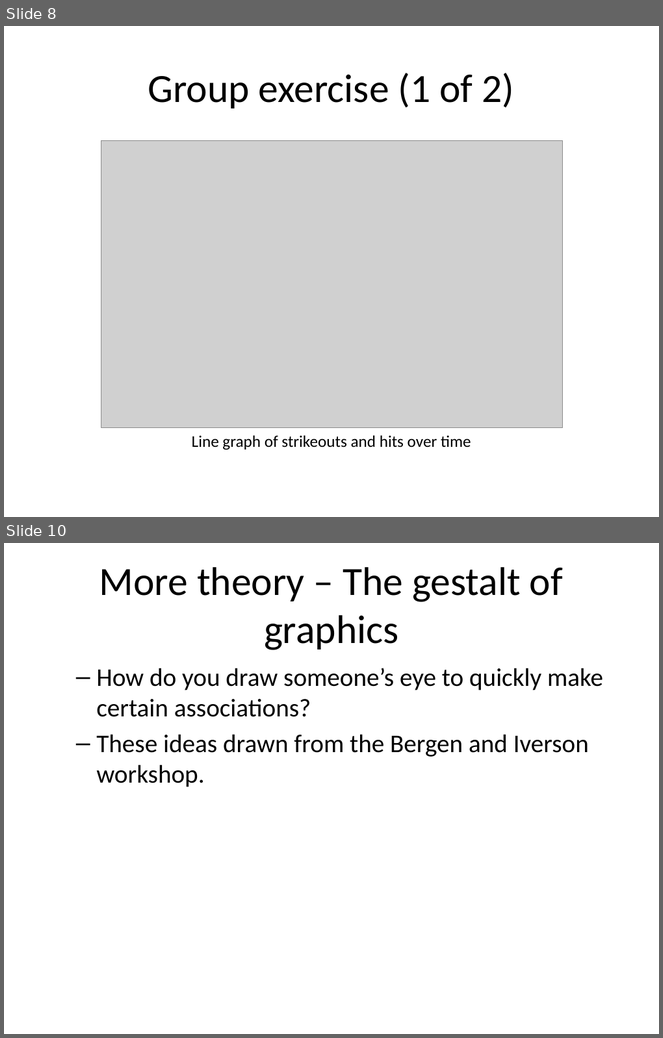
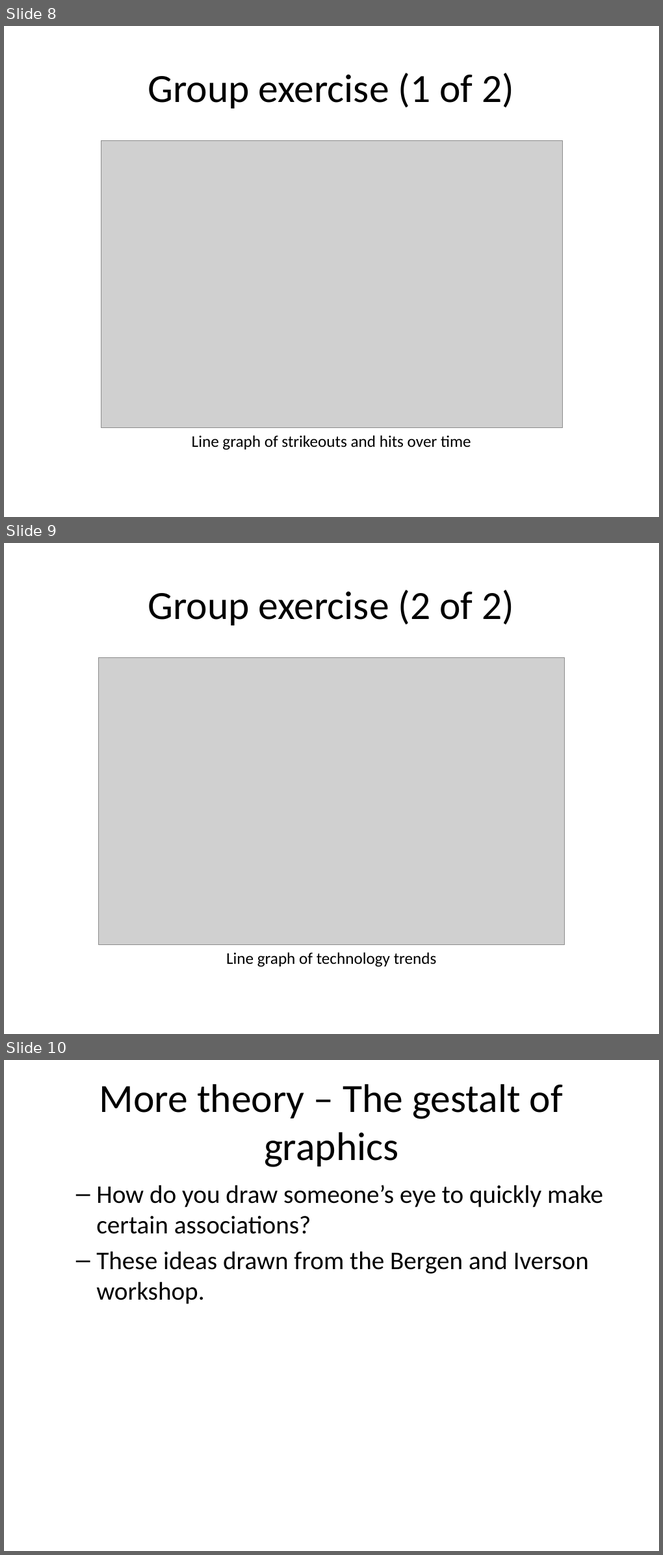
Before and after one commit to pmean/data-visualization, a slide deck: data-viz-03/src/data-visualization-03-lines.pptx. Shown one above the other, each under a label of ours: slides 8 and 10 before the commit, slides 8, 9 and 10 after it; the slides between them are not shown. The pictures are 663x1038 and 663x1555 pixels, drawn with LibreOffice and Linux fonts; fonts in the diff are those of the drawing; grey boxes stand for pictures. Boxes give left, top, right and bottom in pixels: in the first picture for what was removed or moved away, otherwise in the second. Text is boxed around its words. In the diff, an @@ line names an element or a change of style, - is before the commit and + after.

Commit message:
Second group exercise in data-viz-03

```diff
--- a/data-viz-03/src/data-visualization-03-lines.pptx
+++ b/data-viz-03/src/data-visualization-03-lines.pptx
@@ slide 9 added at box(4, 543, 659, 1034), background #FFFFFF @@
@@ title added at box(148, 590, 515, 626), 44 pt, text #000000 @@
+Group exercise (2 of 2)
@@ picture added at box(98, 657, 564, 945) @@
@@ text added at box(226, 953, 437, 967), 18 pt, text #000000 @@
+Line graph of technology trends
```
Also in this commit, not shown: 18 slides changed, 4 slides removed, 44 other files.
